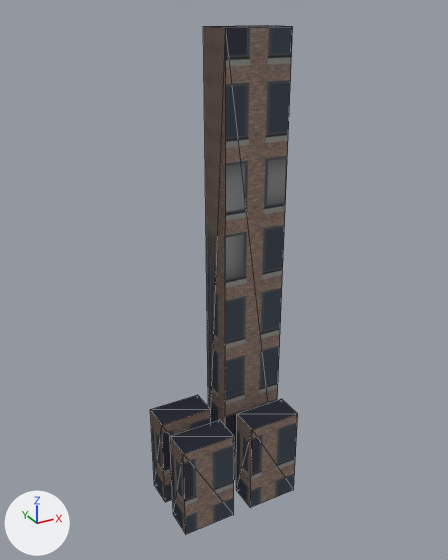
The glTF model assets/models/city_block_12345_6_34.glb as it was, and as the next commit left it.
Both versions are drawn from a 50 mm lens placed at (-7.7, -14.02, 14.45), pointed at (0.13, 0.21, 7.33). Every picture has the same lights, and +X, +Y and +Z are marked at lower left. The picture after the commit comes second. Mesh edges are drawn as thin lines. Vertices at exactly the same position are counted once.

Objects in the first picture: 'block_34'.
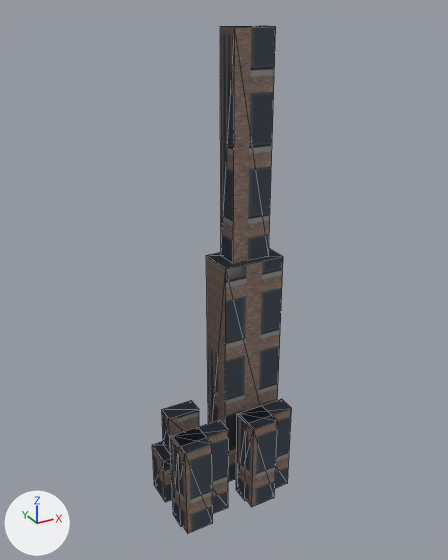
Changed parts and their boxes [x1, y1, x2, y2] in the pictures (448 x 560 px; the box of a moved part takes in the faces that stretch with it):
'block_34', reshaped: before [150, 25, 298, 534]; after [152, 26, 292, 534]
part 1 of me_block_34, added: after [162, 400, 199, 455]
part 2 of me_block_34, added: after [173, 427, 213, 534]
part 3 of me_block_34, added: after [220, 26, 276, 264]
part 4 of me_block_34, added: after [239, 406, 278, 507]
part 5 of me_block_34, moved or reshaped: before [150, 25, 298, 534]; after [152, 249, 292, 527]
part 6 of me_block_34, surface changed: before [150, 409, 252, 534]; after [152, 415, 246, 526]

The change in detail:
me_block_34 is used by ob_block_34; location (0.0, 0.0, 0.0).
me_block_34 had 32 vertices, 48 faces and spanned x -1.95..2.1, y -1.2..1.35, z 0.0..14.0.
me_block_34 now has 64 vertices, 96 faces and spans x -1.95..2.1, y -1.2..1.35, z 0.0..14.0.
me_block_34 part 1: a new loose piece, a box spanning x -1.64..-0.61, y 0.47..1.03, z 1.65..3.0, in mat_tier1 (picture img_image_0).
me_block_34 part 2: a new loose piece, a box spanning x -1.89..-1.04, y -1.2..-0.3, z 0.0..3.0, in mat_tier1_001 (picture img_image_0).
me_block_34 part 3: a new loose piece, a box spanning x 0.52..1.73, y 0.38..1.12, z 7.7..14.0, in mat_tier1_002 (picture img_image_0).
me_block_34 part 4: a new loose piece, a box spanning x 0.36..1.21, y -1.2..-0.3, z 0.0..3.0, in mat_tier1_003 (picture img_image_0).
Part 5, on me_block_34:
4 vertices are removed from x 0.15..2.1, y 0.15..1.35, z 14.0.
10 faces are deleted.
8 vertices in x -1.95..1.95, y -1.2, z 0.0..3.0 move by (0.0, 0.34, 0.0).
4 vertices in x -1.95..-0.3, y 0.3..1.2, z 3.0 move by (0.0, 0.0, -1.35).
4 vertices are added at (0.15, 1.35, 7.7), (0.15, 0.15, 7.7), (2.1, 0.15, 7.7), (2.1, 1.35, 7.7).
10 new faces join them, mat_tier1_002 (picture img_image_0).
me_block_34 part 6: 14 kept faces spanning x -1.95..1.95, y -0.86..1.2, z 0.0..3.0 get new texture (UV) coordinates.
